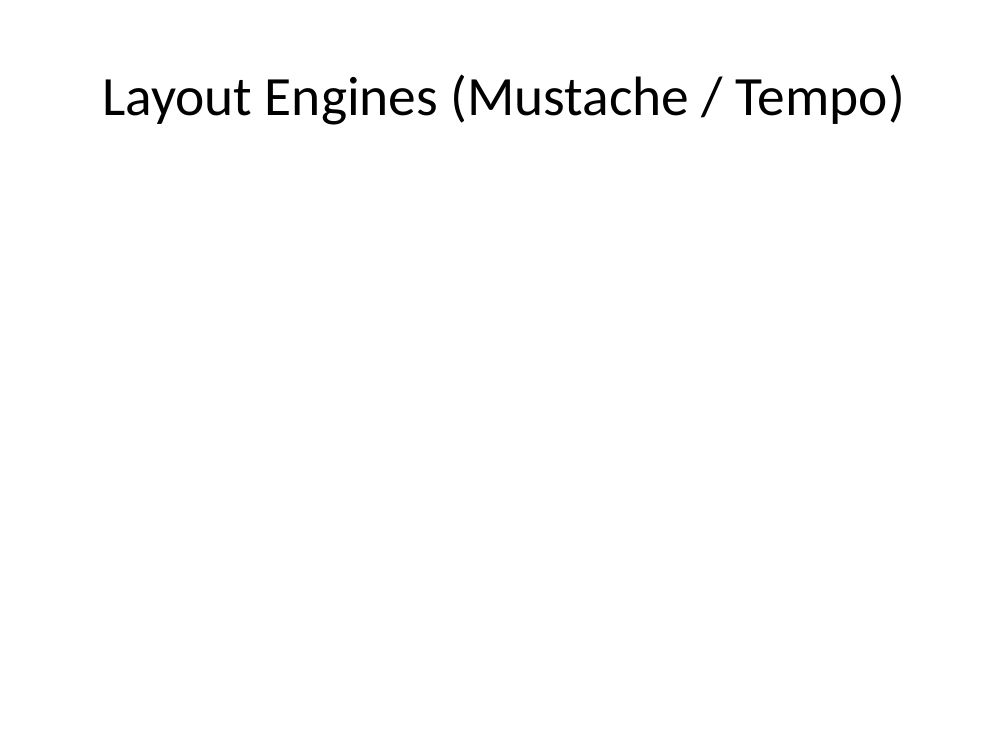
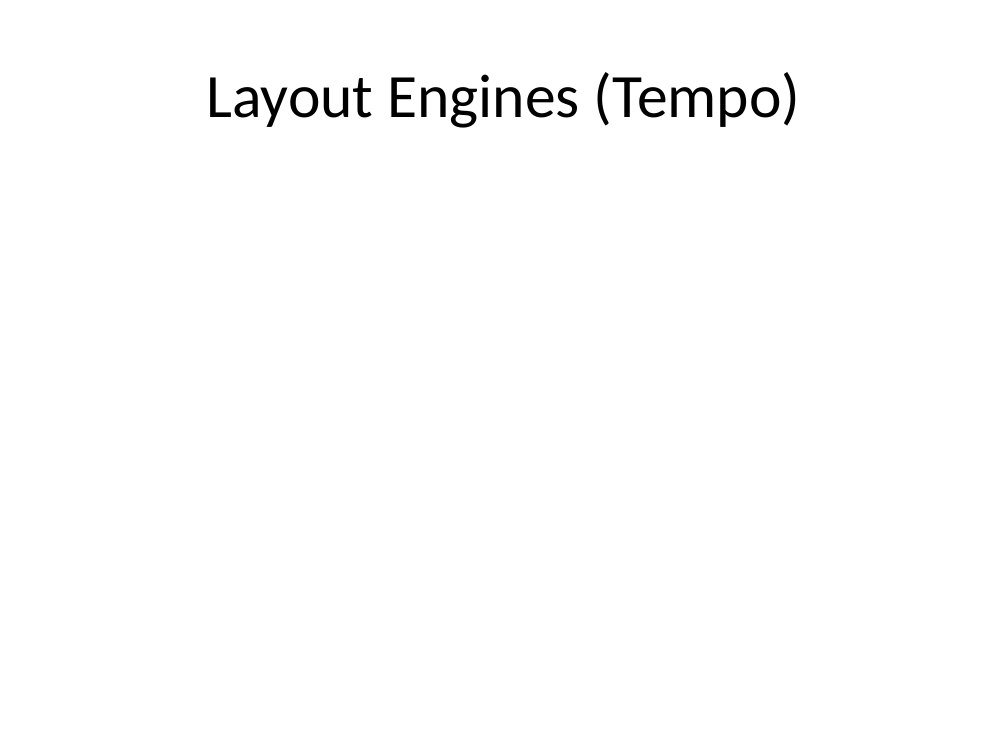
Before and after one commit to dylanbeattie/SoKnowJS, a slide deck: slide 41 of Slides/So You Think You Know Javascript.pptx (slide 42 before the commit). Drawn at 1008x756 pixels with LibreOffice and Linux fonts; fonts in the diff are those of the drawing. Boxes give left, top, right and bottom in pixels: in the first picture for what was removed or moved away, otherwise in the second. Text is boxed around its words. In the diff, an @@ line names an element or a change of style, - is before the commit and + after.

```diff
--- a/Slides/So You Think You Know Javascript.pptx
+++ b/Slides/So You Think You Know Javascript.pptx
@@ title at (x1=207, y1=72, x2=800, y2=128): text changed; size 39.6 to 44 pt @@
-Layout Engines (Mustache / Tempo)
+Layout Engines (Tempo)
```
Also in this commit, not shown: 5 other slides changed, 5 slides added, 6 slides removed, 1 other file.
